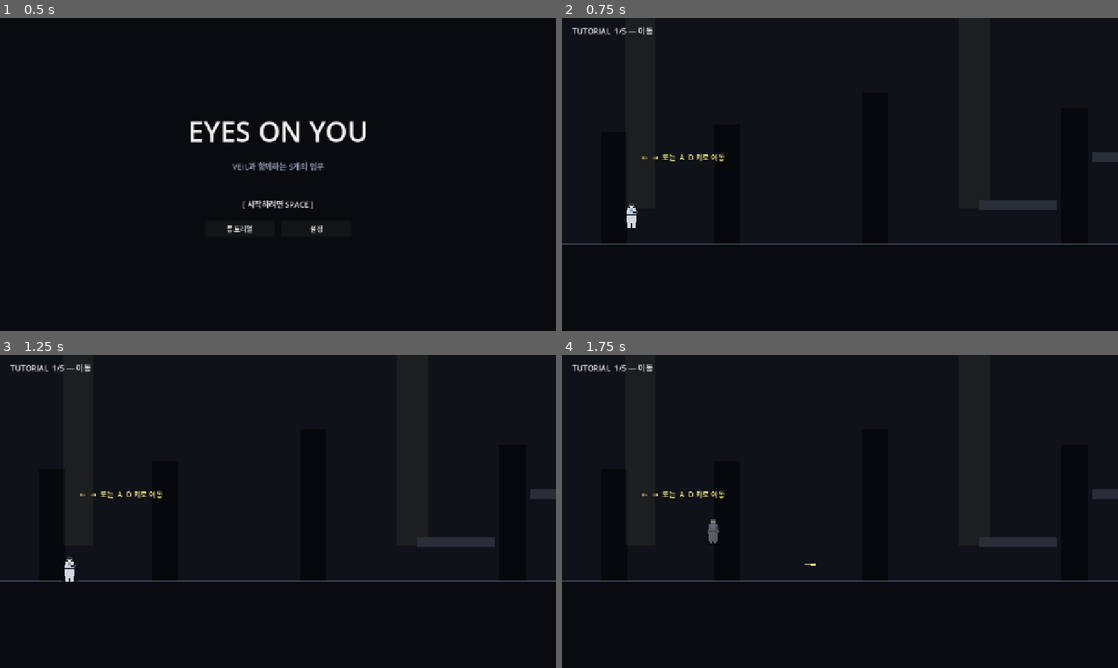
Above: before the commit, frames 1-4 (two rows, left to right).
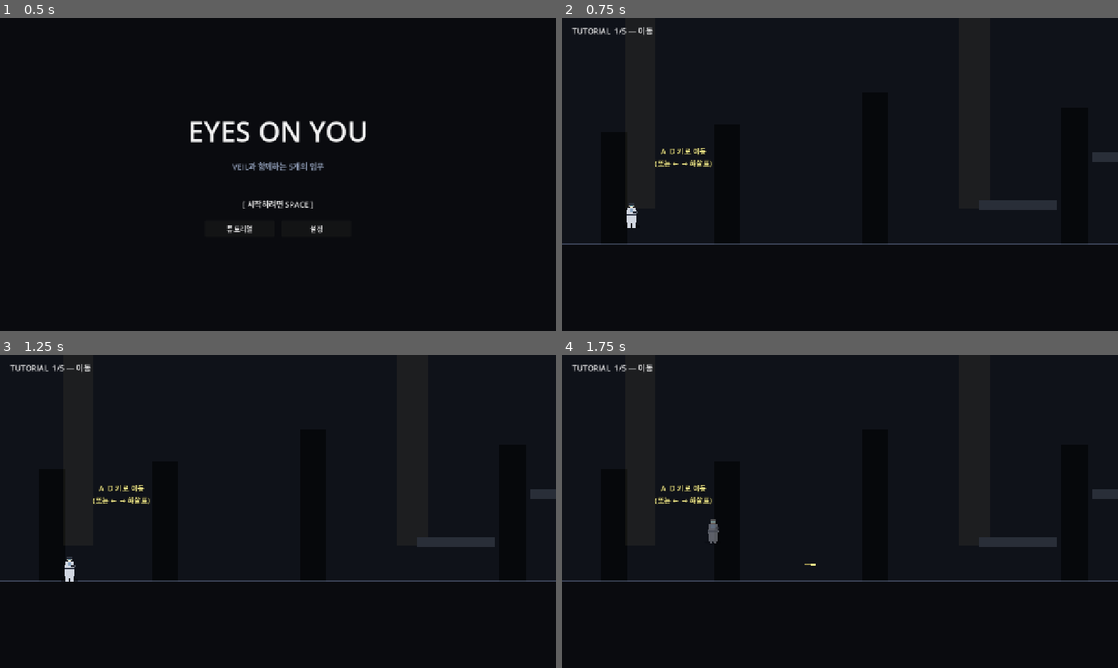
Above: after the commit, the same moments.

Repository: soomin007/EyesOnYou
Game: Godot game, scene res://scenes/main.tscn
Two runs of this game, one before a commit and one after it. Both use one fixed random seed, a clock stepped at 60 frames per second and the inputs below.
Inputs (mouse positions are in pixels of both pictures, inside the frame that each line leads up to):
- Up to frame 1 (0.5 s): no input
- Up to frame 2 (0.75 s): click "튜토리얼" at 0.5 s
- Up to frame 3 (1.25 s): no input
- Up to frame 4 (1.75 s): tap Enter at 1.25 s; move the mouse to (962, 495) at 1.27 s; hold D (move_right) from 1.28 s (still down); hold J (attack) from 1.28 s (still down); click (962, 495) at 1.42 s; tap W (jump) at 1.52 s; tap Shift (dash) at 1.55 s

Frame 1 is identical in both runs. In frame 2, 0.4% of the frame differs, in the area x 14-30%, y 41-48%; in frame 3, 0.4%; in frame 4, 0.4%.

Commit message:
fix(input): TutorialDummy 타입 에러 + 마우스/WASD 기본값
- TutorialDummy: class_name 추가. Tutorial.gd에서 Node2D.new()+set_script
  대신 TutorialDummy.new() 사용 (StaticBody2D≠Node2D 에러 해결)
- Main.gd: 부팅 시 마우스 좌→attack/우→skill을 primary 슬롯 0에 삽입.
  WASD를 ui_left/right/up/down에 추가(화살표 유지) — 메뉴/스킬 선택을
  WASD로도 이동 가능
- project.godot: jump primary를 W로 (Space는 보조)
- GameState: settings.cfg 스키마 v2. 입력 이벤트를 {type, code|button}
  Dictionary로 저장. v1 cfg는 input 섹션 폐기, 다음 저장에서 v2 전환
- Settings: _event_label/_input 캡처가 InputEventKey + InputEventMouseButton
  양쪽 처리. _apply_default_keybindings는 [type, code] 튜플 형식.
  마우스 좌/우/가운데/X1/X2 한국어 라벨
- Stage HUD / Tutorial 표지판 텍스트 갱신 (W 점프 / 마우스 좌클릭 사격
  / 마우스 우클릭 스킬)
- _label_for_action이 마우스 버튼 라벨도 반환 → 레벨업 후 표지판이
  "사용: 마우스 우클릭" 같은 식으로 정확히 표시

Co-Authored-By: Claude Opus 4.7 (1M context) <noreply@anthropic.com>

Diff:
--- a/project.godot
+++ b/project.godot
@@ -42,8 +42,8 @@
 }
 jump={
 "deadzone": 0.5,
-"events": [Object(InputEventKey,"resource_local_to_scene":fa …(140 unchanged characters)… d":false,"keycode":0,"physical_keycode":32,"key_label":0,"unicode":32,"location":0,"echo":false,"script":null)
-, Object(InputEventKey,"resource_local_to_scene":false,"reso …(131 unchanged characters)… d":false,"keycode":0,"physical_keycode":87,"key_label":0,"unicode":119,"location":0,"echo":false,"script":null)
+"events": [Object(InputEventKey,"resource_local_to_scene":fa …(140 unchanged characters)… d":false,"keycode":0,"physical_keycode":87,"key_label":0,"unicode":119,"location":0,"echo":false,"script":null)
+, Object(InputEventKey,"resource_local_to_scene":false,"reso …(131 unchanged characters)… d":false,"keycode":0,"physical_keycode":32,"key_label":0,"unicode":32,"location":0,"echo":false,"script":null)
 ]
 }
 attack={
--- a/scripts/GameState.gd
+++ b/scripts/GameState.gd
@@ -114,14 +114,23 @@
 	return current_stage >= TOTAL_STAGES
 
 # --- 설정 영속화 ---
+# v1 (구): input.<action> = [physical_keycode, ...]  — 키보드 전용
+# v2 (현): input.<action> = [{type, code/button}, ...]  — 키보드+마우스
+# v1 cfg 로드 시 input 섹션은 무시(스키마 호환 안 됨), 다음 저장에서 v2로 전환
+
+const SETTINGS_VERSION: int = 2
 
 func load_settings() -> void:
 	var cf := ConfigFile.new()
 	if cf.load(SETTINGS_PATH) != OK:
 		return
+	var version: int = int(cf.get_value("meta", "version", 1))
 	tutorial_done = bool(cf.get_value("flags", "tutorial_done", false))
 	master_volume = float(cf.get_value("audio", "master", 1.0))
 	sfx_volume = float(cf.get_value("audio", "sfx", 1.0))
+	if version < SETTINGS_VERSION:
+		# 구 스키마 — 키바인드 폐기, project.godot + Main.gd 기본값 유지
+		return
 	for action in KEYBIND_ACTIONS:
 		if not InputMap.has_action(action):
 			continue
@@ -129,23 +138,36 @@
 		if stored.size() == 0:
 			continue
 		InputMap.action_erase_events(action)
-		for kc in stored:
-			var ev := InputEventKey.new()
-			ev.physical_keycode = int(kc)
-			InputMap.action_add_event(action, ev)
+		for entry in stored:
+			if not (entry is Dictionary):
+				continue
+			var d: Dictionary = entry
+			var t: String = str(d.get("type", ""))
+			if t == "key":
+				var ev := InputEventKey.new()
+				ev.physical_keycode = int(d.get("code", 0))
+				InputMap.action_add_event(action, ev)
+			elif t == "mouse":
+				var ev2 := InputEventMouseButton.new()
+				ev2.button_index = int(d.get("button", 0))
+				InputMap.action_add_event(action, ev2)
 
 func save_settings() -> void:
 	var cf := ConfigFile.new()
+	cf.set_value("meta", "version", SETTINGS_VERSION)
 	cf.set_value("flags", "tutorial_done", tutorial_done)
 	cf.set_value("audio", "master", master_volume)
 	cf.set_value("audio", "sfx", sfx_volume)
 	for action in KEYBIND_ACTIONS:
 		if not InputMap.has_action(action):
 			continue
-		var keys: Array = []
+		var entries: Array = []
 		for ev in InputMap.action_get_events(action):
 			if ev is InputEventKey:
 				var k := ev as InputEventKey
-				keys.append(int(k.physical_keycode))
-		cf.set_value("input", action, keys)
+				entries.append({"type": "key", "code": int(k.physical_keycode)})
+			elif ev is InputEventMouseButton:
+				var m := ev as InputEventMouseButton
+				entries.append({"type": "mouse", "button": int(m.button_index)})
+		cf.set_value("input", action, entries)
 	cf.save(SETTINGS_PATH)
--- a/scripts/Main.gd
+++ b/scripts/Main.gd
@@ -1,6 +1,48 @@
 extends Node
 
 func _ready() -> void:
+	_bind_default_mouse_inputs()
+	_bind_wasd_to_ui()
 	GameState.load_settings()
 	GameState.reset()
 	get_tree().change_scene_to_file(SceneRouter.TITLE)
+
+# 마우스 좌/우 클릭을 attack/skill의 기본 이벤트로 추가.
+# 사용자가 Settings에서 명시적으로 제거하면(v2 cfg) load_settings에서 덮어쓰므로 무시됨.
+func _bind_default_mouse_inputs() -> void:
+	_ensure_mouse_event("attack", MOUSE_BUTTON_LEFT)
+	_ensure_mouse_event("skill", MOUSE_BUTTON_RIGHT)
+
+func _ensure_mouse_event(action: String, btn: int) -> void:
+	if not InputMap.has_action(action):
+		return
+	for e in InputMap.action_get_events(action):
+		if e is InputEventMouseButton and (e as InputEventMouseButton).button_index == btn:
+			return
+	var ev := InputEventMouseButton.new()
+	ev.button_index = btn
+	# 마우스 이벤트를 첫 번째 슬롯으로 (primary)
+	var existing: Array = []
+	for e in InputMap.action_get_events(action):
+		existing.append(e)
+	InputMap.action_erase_events(action)
+	InputMap.action_add_event(action, ev)
+	for e in existing:
+		InputMap.action_add_event(action, e)
+
+# WASD를 ui_left/right/up/down에 추가 → 메뉴/스킬 선택을 WASD로 이동 가능
+func _bind_wasd_to_ui() -> void:
+	_ensure_key_event("ui_up", KEY_W)
+	_ensure_key_event("ui_down", KEY_S)
+	_ensure_key_event("ui_left", KEY_A)
+	_ensure_key_event("ui_right", KEY_D)
+
+func _ensure_key_event(action: String, keycode: int) -> void:
+	if not InputMap.has_action(action):
+		return
+	for e in InputMap.action_get_events(action):
+		if e is InputEventKey and (e as InputEventKey).physical_keycode == keycode:
+			return
+	var ev := InputEventKey.new()
+	ev.physical_keycode = keycode
+	InputMap.action_add_event(action, ev)
--- a/scripts/Settings.gd
+++ b/scripts/Settings.gd
@@ -111,7 +111,7 @@
 	outer.add_child(v)
 
 	var hint := Label.new()
-	hint.text = "키를 변경하려면 버튼을 클릭한 뒤 새 키를 누르세요. 각 액션당 최대 2개까지 등록할 수 있어요."
+	hint.text = "키 또는 마우스 버튼을 변경하려면 슬롯을 클릭한 뒤 새 입력을 누르세요. 각 액션당 최대 2개까지 등록할 수 있어요."
 	hint.add_theme_font_size_override("font_size", 13)
 	hint.add_theme_color_override("font_color", Color(0.62, 0.72, 0.85))
 	hint.autowrap_mode = TextServer.AUTOWRAP_WORD_SMART
@@ -240,20 +240,32 @@
 			events = InputMap.action_get_events(action_id)
 		for i in btns.size():
 			var btn: Button = btns[i]
-			if i < events.size() and events[i] is InputEventKey:
-				btn.text = _key_label(events[i] as InputEventKey)
+			if i < events.size():
+				btn.text = _event_label(events[i])
 			else:
 				btn.text = "—"
 			btn.disabled = false
 
-func _key_label(ev: InputEventKey) -> String:
-	var kc: int = ev.physical_keycode
-	if kc == 0:
-		kc = ev.keycode
-	var name := OS.get_keycode_string(kc)
-	if name == "":
-		name = "Key %d" % kc
-	return name
+func _event_label(ev: InputEvent) -> String:
+	if ev is InputEventKey:
+		var ke := ev as InputEventKey
+		var kc: int = ke.physical_keycode
+		if kc == 0:
+			kc = ke.keycode
+		var n := OS.get_keycode_string(kc)
+		if n == "":
+			n = "Key %d" % kc
+		return n
+	elif ev is InputEventMouseButton:
+		var mb := ev as InputEventMouseButton
+		match mb.button_index:
+			MOUSE_BUTTON_LEFT:   return "마우스 왼쪽"
+			MOUSE_BUTTON_RIGHT:  return "마우스 오른쪽"
+			MOUSE_BUTTON_MIDDLE: return "마우스 가운데"
+			MOUSE_BUTTON_XBUTTON1: return "마우스 X1"
+			MOUSE_BUTTON_XBUTTON2: return "마우스 X2"
+			_: return "마우스 버튼 %d" % mb.button_index
+	return "—"
 
 func _on_key_button_pressed(action_id: String, index: int, btn: Button) -> void:
 	if capturing_action != "":
@@ -273,14 +285,32 @@
 func _input(event: InputEvent) -> void:
 	if capturing_action == "":
 		return
-	if not (event is InputEventKey):
-		return
-	var ke := event as InputEventKey
-	if not ke.pressed or ke.echo:
-		return
-	get_viewport().set_input_as_handled()
-	if ke.physical_keycode == KEY_ESCAPE and capturing_action != "pause":
-		_cancel_capture()
+	var new_ev: InputEvent = null
+	if event is InputEventKey:
+		var ke := event as InputEventKey
+		if not ke.pressed or ke.echo:
+			return
+		get_viewport().set_input_as_handled()
+		if ke.physical_keycode == KEY_ESCAPE and capturing_action != "pause":
+			_cancel_capture()
+			return
+		var key_ev := InputEventKey.new()
+		key_ev.physical_keycode = ke.physical_keycode
+		new_ev = key_ev
+	elif event is InputEventMouseButton:
+		var mb := event as InputEventMouseButton
+		if not mb.pressed or mb.canceled:
+			return
+		# 휠/드래그는 무시
+		if mb.button_index == MOUSE_BUTTON_WHEEL_UP or mb.button_index == MOUSE_BUTTON_WHEEL_DOWN:
+			return
+		if mb.button_index == MOUSE_BUTTON_WHEEL_LEFT or mb.button_index == MOUSE_BUTTON_WHEEL_RIGHT:
+			return
+		get_viewport().set_input_as_handled()
+		var mouse_ev := InputEventMouseButton.new()
+		mouse_ev.button_index = mb.button_index
+		new_ev = mouse_ev
+	else:
 		return
 
 	var action_id: String = capturing_action
@@ -293,13 +323,11 @@
 		new_events.append(e)
 	while new_events.size() <= index:
 		new_events.append(null)
-	var new_ev := InputEventKey.new()
-	new_ev.physical_keycode = ke.physical_keycode
 	new_events[index] = new_ev
 
 	InputMap.action_erase_events(action_id)
 	for e in new_events:
-		if e is InputEventKey:
+		if e is InputEventKey or e is InputEventMouseButton:
 			InputMap.action_add_event(action_id, e)
 
 	capturing_action = ""
@@ -322,23 +350,31 @@
 	GameState.save_settings()
 
 func _apply_default_keybindings() -> void:
+	# 각 entry는 ["key", keycode] 또는 ["mouse", button_index]
 	var defaults := {
-		"move_left":  [KEY_A, KEY_LEFT],
-		"move_right": [KEY_D, KEY_RIGHT],
-		"jump":       [KEY_SPACE, KEY_W],
-		"attack":     [KEY_J],
-		"dash":       [KEY_SHIFT, KEY_K],
-		"skill":      [KEY_Q],
-		"pause":      [KEY_ESCAPE],
+		"move_left":  [["key", KEY_A], ["key", KEY_LEFT]],
+		"move_right": [["key", KEY_D], ["key", KEY_RIGHT]],
+		"jump":       [["key", KEY_W], ["key", KEY_SPACE]],
+		"attack":     [["mouse", MOUSE_BUTTON_LEFT], ["key", KEY_J]],
+		"dash":       [["key", KEY_SHIFT], ["key", KEY_K]],
+		"skill":      [["mouse", MOUSE_BUTTON_RIGHT], ["key", KEY_Q]],
+		"pause":      [["key", KEY_ESCAPE]],
 	}
 	for action_id in defaults.keys():
 		if not InputMap.has_action(action_id):
 			continue
 		InputMap.action_erase_events(action_id)
-		for kc in defaults[action_id]:
-			var ev := InputEventKey.new()
-			ev.physical_keycode = int(kc)
-			InputMap.action_add_event(action_id, ev)
+		for entry in defaults[action_id]:
+			var t: String = str(entry[0])
+			var code: int = int(entry[1])
+			if t == "key":
+				var ev := InputEventKey.new()
+				ev.physical_keycode = code
+				InputMap.action_add_event(action_id, ev)
+			elif t == "mouse":
+				var mev := InputEventMouseButton.new()
+				mev.button_index = code
+				InputMap.action_add_event(action_id, mev)
 
 func _on_close_pressed() -> void:
 	emit_signal("closed")
--- a/scripts/Stage.gd
+++ b/scripts/Stage.gd
@@ -231,7 +231,7 @@
 	bottom.set_anchors_preset(Control.PRESET_BOTTOM_WIDE)
 	hud.add_child(bottom)
 	var keys := Label.new()
-	keys.text = "A/D 이동   SPACE 점프   J 사격   SHIFT 대시   Q 스킬   ESC 일시정지"
+	keys.text = "A/D 이동   W 점프   마우스 좌클릭 사격   SHIFT 대시   마우스 우클릭 스킬   ESC 일시정지"
 	keys.add_theme_font_size_override("font_size", 13)
 	keys.add_theme_color_override("font_color", Color(0.55, 0.55, 0.6))
 	bottom.add_child(keys)
--- a/scripts/Tutorial.gd
+++ b/scripts/Tutorial.gd
@@ -51,7 +51,7 @@
 var sign_dash: Label
 
 var jump_pickup: Area2D
-var attack_dummy: Node2D
+var attack_dummy: TutorialDummy
 var levelup_dummies: Array = []
 var levelup_kills: int = 0
 var levelup_triggered: bool = false
@@ -234,9 +234,9 @@
 # ─── 표지판 / HUD ──────────────────────────────────────────────
 
 func _build_signs() -> void:
-	sign_move = _make_sign("←  →  또는  A  D 키로 이동", Vector2(280.0, GROUND_Y - 200.0))
-	sign_jump = _make_sign("SPACE 점프\n공중에서 한 번 더 누르면 이중 점프", Vector2(950.0, GROUND_Y - 280.0))
-	sign_attack = _make_sign("J — 사격\n전방의 적을 처치", Vector2(1750.0, GROUND_Y - 200.0))
+	sign_move = _make_sign("A  D 키로 이동\n(또는 ← → 화살표)", Vector2(280.0, GROUND_Y - 200.0))
+	sign_jump = _make_sign("W 키로 점프\n공중에서 한 번 더 누르면 이중 점프", Vector2(950.0, GROUND_Y - 280.0))
+	sign_attack = _make_sign("마우스 좌클릭으로 사격\n(또는 J 키)", Vector2(1750.0, GROUND_Y - 200.0))
 	sign_levelup = _make_sign("적 처치 → 경험치 → 레벨업\n3개 중 1개의 스킬을 골라요", Vector2(2480.0, GROUND_Y - 280.0))
 	sign_dash = _make_sign("SHIFT — 대시\n무적 상태로 가시 구간 통과", Vector2(SPIKE_X_START + 100.0, GROUND_Y - 200.0))
 	sign_jump.visible = false
@@ -360,11 +360,10 @@
 	_advance_to(Step.ATTACK)
 
 func _build_attack_dummy() -> void:
-	attack_dummy = Node2D.new()
-	attack_dummy.set_script(load("res://scripts/TutorialDummy.gd"))
+	attack_dummy = TutorialDummy.new()
 	add_child(attack_dummy)
 	attack_dummy.global_position = ATTACK_DUMMY
-	attack_dummy.connect("killed", _on_attack_dummy_killed)
+	attack_dummy.killed.connect(_on_attack_dummy_killed)
 
 func _on_attack_dummy_killed(_pos: Vector2) -> void:
 	if step != Step.ATTACK:
@@ -374,11 +373,10 @@
 func _spawn_levelup_dummies() -> void:
 	# LEVELUP 단계 진입 시점에서야 생성 → 이전 단계에서 사격으로 미리 죽이는 사고 방지
 	for pos in [LEVELUP_DUMMY_A, LEVELUP_DUMMY_B]:
-		var d := Node2D.new()
-		d.set_script(load("res://scripts/TutorialDummy.gd"))
+		var d := TutorialDummy.new()
 		add_child(d)
 		d.global_position = pos
-		d.connect("killed", _on_levelup_dummy_killed)
+		d.killed.connect(_on_levelup_dummy_killed)
 		levelup_dummies.append(d)
 
 func _on_levelup_dummy_killed(pos: Vector2) -> void:
@@ -527,12 +525,12 @@
 	var hint: String = ""
 	if bool(skill.get("active", false)):
 		var key_action: String = str(skill.get("key", ""))
-		hint = "[%s] 키로 사용" % _key_label_for(key_action)
+		hint = "사용: %s" % _label_for_action(key_action)
 	else:
 		hint = "자동 적용 — 키 입력 불필요"
 	sign_levelup.text = "[%s 획득]\n%s" % [sname, hint]
 
-func _key_label_for(action: String) -> String:
+func _label_for_action(action: String) -> String:
 	if not InputMap.has_action(action):
 		return "?"
 	for ev in InputMap.action_get_events(action):
@@ -544,6 +542,12 @@
 			var s: String = OS.get_keycode_string(kc)
 			if s != "":
 				return s
+		elif ev is InputEventMouseButton:
+			var mb := ev as InputEventMouseButton
+			match mb.button_index:
+				MOUSE_BUTTON_LEFT:   return "마우스 좌클릭"
+				MOUSE_BUTTON_RIGHT:  return "마우스 우클릭"
+				MOUSE_BUTTON_MIDDLE: return "마우스 가운데"
 	return "?"
 
 func _on_goal_reached(body: Node) -> void:
--- a/scripts/TutorialDummy.gd
+++ b/scripts/TutorialDummy.gd
@@ -1,3 +1,4 @@
+class_name TutorialDummy
 extends StaticBody2D
 
 signal killed(at_position: Vector2)
Not shown, changed: session_logs/2026-05-01.md
